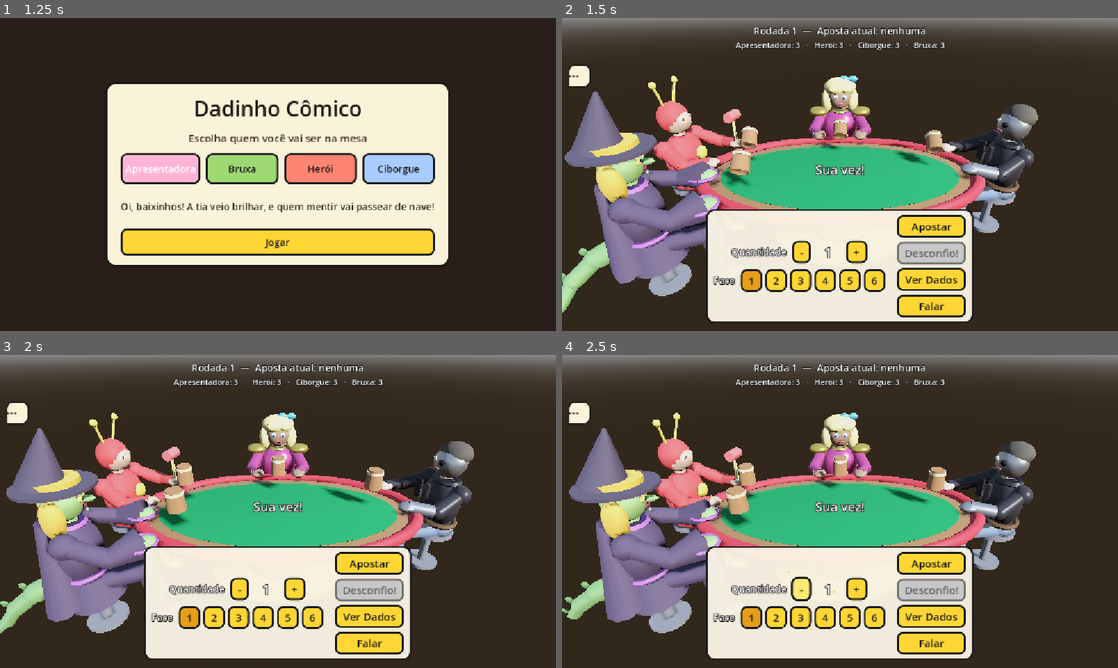
Above: before the commit, frames 1-4 (two rows, left to right).
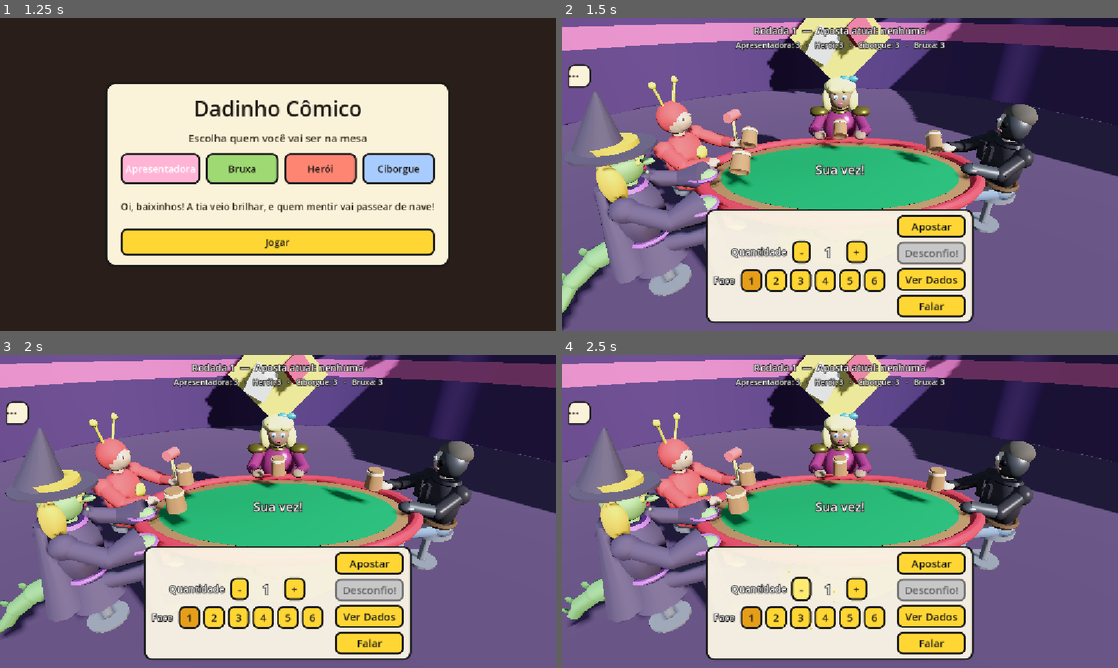
Above: after the commit, the same moments.

Repository: thiegoabcsampaio/DadinhoComico
Game: Godot game, scene res://Scenes/Menu.tscn
Same seed, same stepped clock (60 frames per second), same inputs: the game is played once before the commit and once after it.
Inputs:
- Up to frame 1 (1.25 s): click "Apresentadora" at 0.5 s
- Up to frame 2 (1.5 s): click "Jogar" at 1.25 s
- Up to frame 3 (2 s): no input
- Up to frame 4 (2.5 s): click "-" at 2 s

Frame 1 is identical in both runs. In frame 2, 56% of the frame differs, in the area x 0-100%, y 0-100%; in frame 3, 56%; in frame 4, 57%.

Commit message:
feat: etapa 7 (assets Fable) - plateia, arquibancada, estudio e trilha do menu
- Espectador.glb: corpo de 512 tris com rig de 5 ossos e 4 loops (Idle,
  Aplaudir, LevantarPlaquinha, AgitarFrufru); acessorios como malhas
  separadas (plaquinha, frufru, oculos, bone) para variar por instancia;
  materiais Esp_* pensados para recolorir por codigo (diversidade)
- Arquibancada.glb: 3 degraus, 144 tris
- Estudio.glb: chao, parede curva roxa com faixa rosa e luzes emissivas,
  painel-losango do logo com dois dados; ja instanciado em Main.tscn no
  lugar do ceu procedural (fundo fechado, clima de programa de auditorio)
- Assets/Audio/Music/Tema_Menu.wav: trilha de menu sintetizada (17 s em
  loop, melodia de abertura + baixo + chimbal); convencao de musica passa
  a .wav sintetizado como os SFX
- blueprint.md e project_structure.md atualizados com o handoff

Co-Authored-By: Claude Fable 5 <noreply@anthropic.com>
Claude-Session: https://claude.ai/code/session_01KrJF875Dizs3zvuj1SFffF

Diff:
--- a/Scenes/Main.tscn
+++ b/Scenes/Main.tscn
@@ -19,6 +19,7 @@
 [ext_resource type="PackedScene" path="res://Scenes/NPCs/Ciborgue.tscn" id="9_ciborgue"]
 [ext_resource type="Script" path="res://Scripts/PunishmentSystem.gd" id="10_castigos"]
 [ext_resource type="Script" path="res://Scripts/EfeitoTela.gd" id="11_efeitos"]
+[ext_resource type="PackedScene" path="res://Assets/Models/Estudio.glb" id="12_estudio"]
 
 [sub_resource type="ProceduralSkyMaterial" id="SkyMaterial_studio"]
 
@@ -26,7 +27,8 @@
 sky_material = SubResource("SkyMaterial_studio")
 
 [sub_resource type="Environment" id="Environment_studio"]
-background_mode = 2
+background_mode = 1
+background_color = Color(0.07, 0.05, 0.09, 1)
 sky = SubResource("Sky_studio")
 ambient_light_source = 3
 ambient_light_color = Color(0.8, 0.82, 0.9, 1)
@@ -61,6 +63,8 @@
 light_energy = 0.8
 shadow_enabled = true
 
+[node name="Estudio" parent="." instance=ExtResource("12_estudio")]
+
 [node name="Mesa" parent="." instance=ExtResource("4_mesa")]
 
 [node name="Assentos" type="Node3D" parent="."]
Not shown, added: Assets/Audio/Music/Tema_Menu.wav.import
Binary file added: Assets/Models/Arquibancada.glb
Not shown, added: Assets/Models/Arquibancada.glb.import
Binary file added: Assets/Models/Espectador.glb
Not shown, added: Assets/Models/Espectador.glb.import
Binary file added: Assets/Models/Estudio.glb
Not shown, added: Assets/Models/Estudio.glb.import
Not shown: 1 places in Scenes/Main.tscn that only renumber resources
Not shown, added: Assets/Audio/Music/Tema_Menu.wav
Not shown, changed: Assets/Source/Personagens.blend
Not shown, changed: docs/blueprint.md
Not shown, changed: docs/project_structure.md
